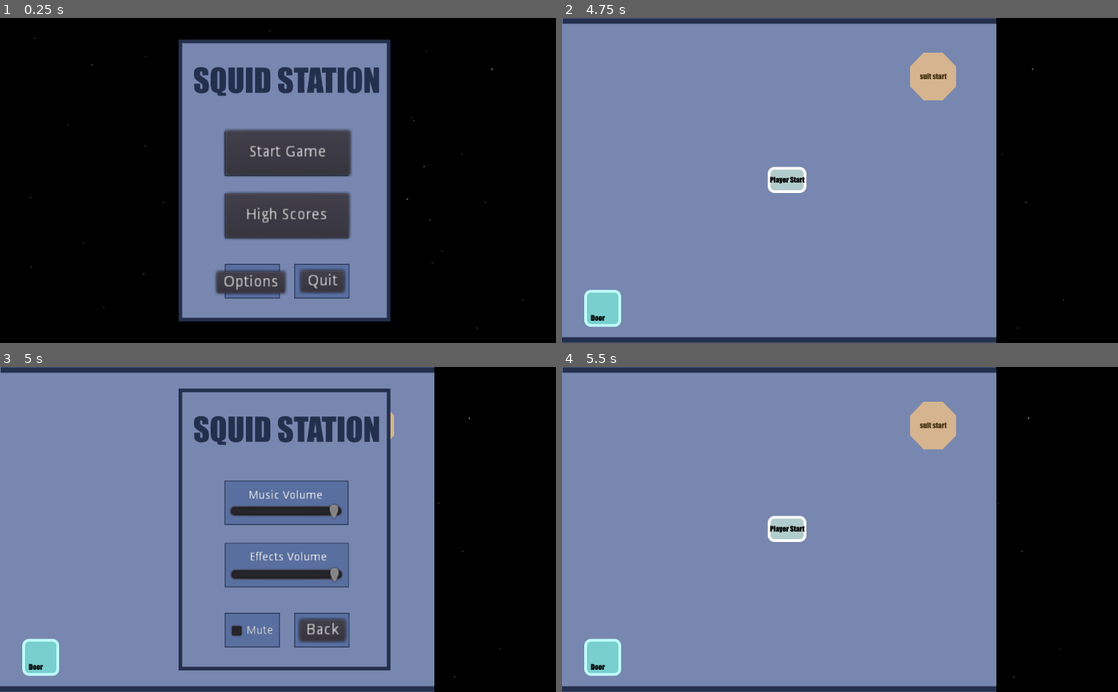
Above: before the commit, frames 1-4 (two rows, left to right).
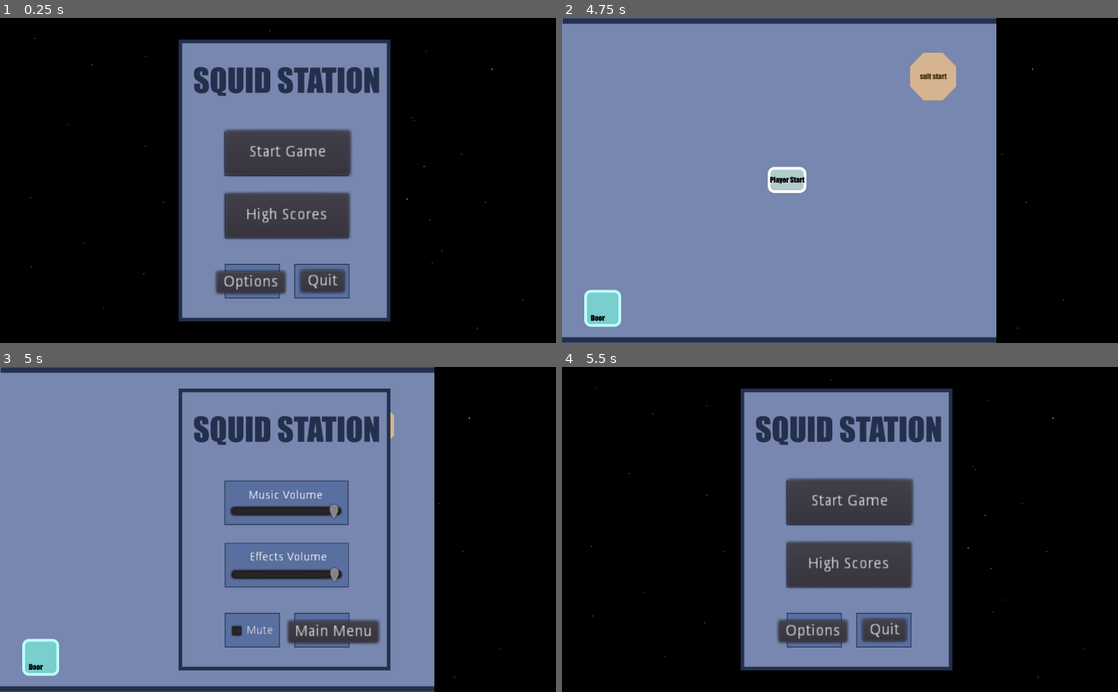
Above: after the commit, the same moments.

Repository: Rathenix/SquidStation
Game: Godot game, scene res://scenes/title_screen.tscn
Two runs of this game, one before a commit and one after it. Both use one fixed random seed, a clock stepped at 60 frames per second and the inputs below.
Inputs:
- Up to frame 1 (0.25 s): no input
- Up to frame 2 (4.75 s): click "Start Game" at 0.5 s; tap Enter at 1.25, 2.75, 4.25 s; tap Space at 2, 3.5 s
- Up to frame 3 (5 s): tap Escape (ui_pause) at 4.9 s
- Up to frame 4 (5.5 s): click "Back" (after the commit: "Main Menu") at 5 s

Frames 1-2 are identical in both runs. In frame 3, 1.0% of the frame differs, in the area x 51-69%, y 77-86%; in frame 4, 59%, in the area x 0-94%, y 0-100%.

Commit message:
refactored pausing, added return to main menu

Diff:
--- a/scenes/level1.tscn
+++ b/scenes/level1.tscn
@@ -1,11 +1,9 @@
-[gd_scene load_steps=4 format=2]
+[gd_scene load_steps=3 format=2]
 
 [ext_resource path="res://images/level1.png" type="Texture" id=1]
-[ext_resource path="res://scripts/level1.gd" type="Script" id=2]
 [ext_resource path="res://scenes/space_parallax.tscn" type="PackedScene" id=3]
 
 [node name="level1" type="Node2D"]
-script = ExtResource( 2 )
 
 [node name="space_parallax" parent="." instance=ExtResource( 3 )]
 
--- a/scenes/menu.tscn
+++ b/scenes/menu.tscn
@@ -53,12 +53,12 @@
 text = "Mute"
 
 [node name="back_button" type="Button" parent="."]
-margin_left = 552.0
-margin_top = 466.0
-margin_right = 594.0
-margin_bottom = 486.0
+margin_left = 531.0
+margin_top = 469.0
+margin_right = 614.0
+margin_bottom = 489.0
 rect_scale = Vector2( 2, 2 )
-text = "Back"
+text = "Main Menu"
 
 [connection signal="value_changed" from="music_slider" to="." method="_on_music_slider_value_changed"]
 [connection signal="value_changed" from="sfx_slider" to="." method="_on_sfx_slider_value_changed"]
--- a/scripts/Game.gd
+++ b/scripts/Game.gd
@@ -26,7 +26,18 @@
 var menu_preload = preload("res://scenes/menu.tscn")
 var menu
 
+func _ready():
+	set_pause_mode(Node.PAUSE_MODE_PROCESS)
+
+func _process(delta):
+	if Input.is_action_just_pressed("ui_pause"):
+		if get_tree().paused:
+			Game.close_menu()
+		else:
+			Game.open_menu()
+
 func open_menu():
+
 	menu = menu_preload.instance()
 	get_tree().get_current_scene().add_child(menu)
 	get_tree().paused = true
--- a/scripts/level1.gd
+++ /dev/null
@@ -1,5 +0,0 @@
-extends Node2D
-
-func _input(event):
-	if event.is_action_pressed("ui_pause"):
-		Game.open_menu()
--- a/scripts/menu.gd
+++ b/scripts/menu.gd
@@ -11,6 +11,7 @@
 
 func _on_back_button_pressed():
 	Game.close_menu()
+	get_tree().change_scene(Game.Screens.title_screen)
 
 func _on_mute_checkbox_pressed():
 	Game.Options.mute = mute_checkbox.pressed
--- a/scripts/title_screen.gd
+++ b/scripts/title_screen.gd
@@ -1,6 +1,4 @@
 extends Node2D
-
-
 
 func _on_start_button_pressed():
 	get_tree().change_scene(Game.Screens.level1)
